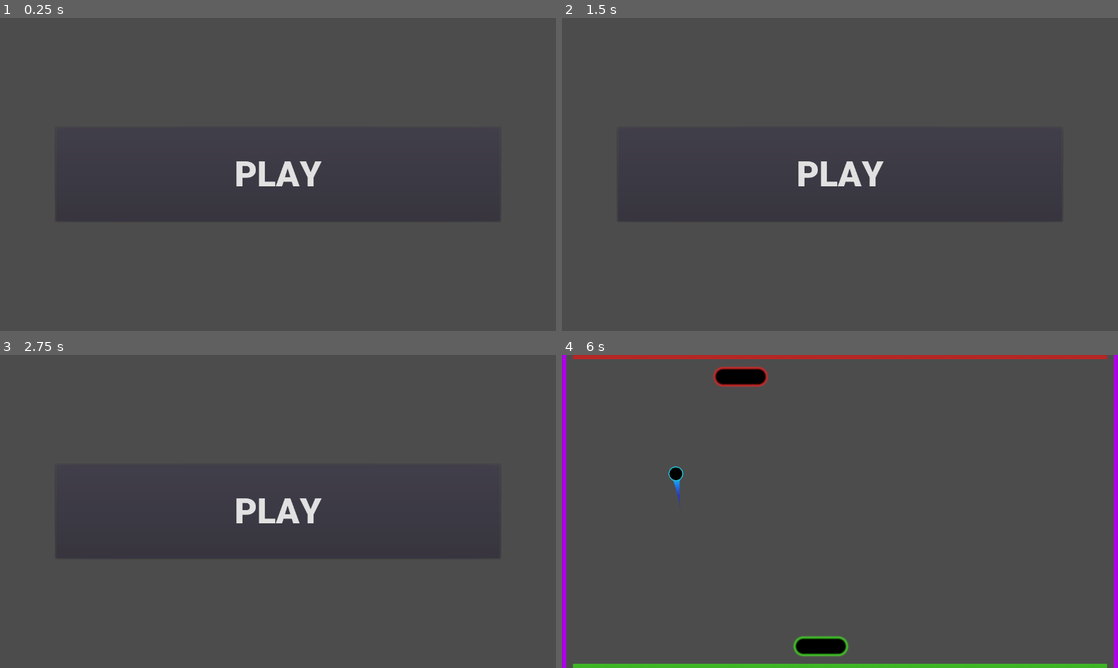
Above: before the commit, frames 1-4 (two rows, left to right).
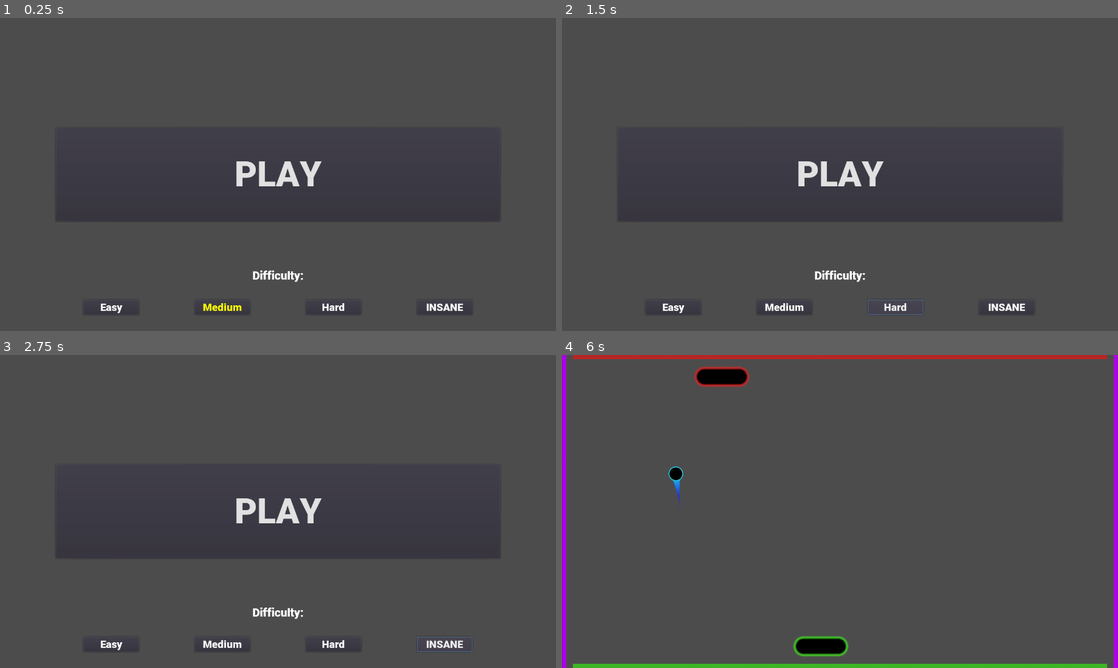
Above: after the commit, the same moments.

Repository: eXCoreX/PingPong
Game: Godot game, scene res://Menu.tscn
The game is run twice, just before and just after one commit, with the same random seed, the same clock (stepped at 60 frames per second) and the same inputs.
Inputs (mouse positions are in pixels of both pictures, inside the frame that each line leads up to):
- Up to frame 1 (0.25 s): no input
- Up to frame 2 (1.5 s): click (784, 305) at 0.5 s, where only the run after the commit has a clickable "Medium"; click (895, 305) at 1.25 s, where only the run after the commit has a clickable "Hard"
- Up to frame 3 (2.75 s): click (444, 642) at 2 s, where only the run after the commit has a clickable "INSANE"
- Up to frame 4 (6 s): click "PLAY" at 2.75 s; tap Enter at 3.5 s; move the mouse to (962, 495) at 3.52 s; click (962, 495) at 3.67 s; move the mouse to (728, 527) at 4.27 s; click (728, 527) at 4.42 s; move the mouse to (895, 442) at 5.02 s; click (895, 442) at 5.17 s; move the mouse to (812, 574) at 5.77 s; click (812, 574) at 5.92 s

The runs differ from the first frame. In frame 1, 0.5% of the frame differs, in the area x 18-84%, y 80-95%; in frame 2, 0.6%; in frame 3, 0.6%, in the area x 18-85%, y 80-95%; in frame 4, 0.5%.

Commit message:
Difficulty selection

Diff:
--- /dev/null
+++ b/ButtonDifficulty.gd
@@ -0,0 +1,55 @@
+extends Button
+
+func _ready():
+	match self.name:
+		"ButtonEasy":
+			if GlobalVars.currentDifficulty == 0:
+				self.add_color_override("font_color", Color(0.1, 0.7, 0))
+			else:
+				self.add_color_override("font_color", Color.white)
+		"ButtonMedium":
+			if GlobalVars.currentDifficulty == 1:
+				self.add_color_override("font_color", Color(1, 1, 0))
+			else:
+				self.add_color_override("font_color", Color.white)
+		"ButtonHard":
+			if GlobalVars.currentDifficulty == 2:
+				self.add_color_override("font_color", Color(1, 0.5, 0))
+			else:
+				self.add_color_override("font_color", Color.white)
+		"ButtonInsane":
+			if GlobalVars.currentDifficulty == 3:
+				self.add_color_override("font_color", Color(1.0, 0.2, 0))
+			else:
+				self.add_color_override("font_color", Color.white)
+
+
+func _on_ButtonDifficulty_pressed():
+	var prevdiff = GlobalVars.currentDifficulty
+	match self.name:
+		"ButtonEasy":
+			GlobalVars.currentDifficulty = 0
+		"ButtonMedium":
+			GlobalVars.currentDifficulty = 1
+		"ButtonHard":
+			GlobalVars.currentDifficulty = 2
+		"ButtonInsane":
+			GlobalVars.currentDifficulty = 3
+	match prevdiff:
+		0:
+			$"../ButtonEasy"._ready()
+		1:
+			$"../ButtonMedium"._ready()
+		2:
+			$"../ButtonHard"._ready()
+		3:
+			$"../ButtonInsane"._ready()
+	match GlobalVars.currentDifficulty:
+		0:
+			$"../ButtonEasy"._ready()
+		1:
+			$"../ButtonMedium"._ready()
+		2:
+			$"../ButtonHard"._ready()
+		3:
+			$"../ButtonInsane"._ready()
--- a/Enemy.gd
+++ b/Enemy.gd
@@ -5,6 +5,7 @@
 var moveSpeed = 3
 var yCompensate = 30
 func _ready():
+	DIFFICULTY = GlobalVars.currentDifficulty
 	match DIFFICULTY:
 		0:
 			moveSpeed = 4
@@ -14,9 +15,10 @@
 			moveSpeed = 5
 		3:
 			moveSpeed = 6
+	yCompensate = moveSpeed * 10
 	moveSpeed *= 720.0 / GlobalVars.currentResolution[1]
 	self.position[0] = GlobalVars.currentResolution[0] / 2
-	yCompensate = moveSpeed * 10
+
 	pass
 
 var prev_bPosx_predict = 0
@@ -28,7 +30,7 @@
 	if ball == null:
 		return
 	var bVel = ball.linear_velocity
-	if bVel[1] > 0 || ball.position[1] < self.position[1]:
+	if bVel[1] > 0 || ball.position[1] < self.position[1] - 100:
 		return
 	if bVel != prev_bVel:
 		prev_bVel = bVel
--- a/GlobalVars.gd
+++ b/GlobalVars.gd
@@ -4,6 +4,7 @@
 var scoreEnemy  = 0
 var currentResolution = Vector2(1280, 720)
 var lastResolution = currentResolution
+var currentDifficulty = 1
 
 func _ready():
 	currentResolution = OS.window_size
--- a/Menu.tscn
+++ b/Menu.tscn
@@ -1,10 +1,19 @@
-[gd_scene load_steps=4 format=2]
+[gd_scene load_steps=7 format=2]
 
 [ext_resource path="res://Fonts/Roboto-Black.ttf" type="DynamicFontData" id=1]
 [ext_resource path="res://PlayButton.gd" type="Script" id=2]
+[ext_resource path="res://ButtonDifficulty.gd" type="Script" id=3]
 
 [sub_resource type="DynamicFont" id=1]
 size = 80
+font_data = ExtResource( 1 )
+
+[sub_resource type="DynamicFont" id=2]
+size = 24
+font_data = ExtResource( 1 )
+
+[sub_resource type="DynamicFont" id=3]
+size = 27
 font_data = ExtResource( 1 )
 
 [node name="Control" type="Control"]
@@ -14,7 +23,7 @@
 "_edit_use_anchors_": false
 }
 
-[node name="Button" type="Button" parent="."]
+[node name="ButtonPlay" type="Button" parent="."]
 anchor_left = 0.1
 anchor_top = 0.35
 anchor_right = 0.9
@@ -25,4 +34,66 @@
 __meta__ = {
 "_edit_use_anchors_": false
 }
-[connection signal="pressed" from="Button" to="Button" method="_on_Button_pressed"]
+
+[node name="ButtonEasy" type="Button" parent="."]
+anchor_left = 0.15
+anchor_top = 0.9
+anchor_right = 0.25
+anchor_bottom = 0.9
+custom_fonts/font = SubResource( 2 )
+text = "Easy"
+script = ExtResource( 3 )
+__meta__ = {
+"_edit_use_anchors_": false
+}
+
+[node name="ButtonMedium" type="Button" parent="."]
+anchor_left = 0.35
+anchor_top = 0.9
+anchor_right = 0.45
+anchor_bottom = 0.9
+custom_fonts/font = SubResource( 2 )
+text = "Medium"
+script = ExtResource( 3 )
+
+[node name="ButtonHard" type="Button" parent="."]
+anchor_left = 0.55
+anchor_top = 0.9
+anchor_right = 0.65
+anchor_bottom = 0.9
+custom_fonts/font = SubResource( 2 )
+text = "Hard"
+script = ExtResource( 3 )
+__meta__ = {
+"_edit_use_anchors_": false
+}
+
+[node name="ButtonInsane" type="Button" parent="."]
+anchor_left = 0.75
+anchor_top = 0.9
+anchor_right = 0.85
+anchor_bottom = 0.9
+custom_fonts/font = SubResource( 2 )
+text = "INSANE"
+script = ExtResource( 3 )
+__meta__ = {
+"_edit_use_anchors_": false
+}
+
+[node name="Label" type="Label" parent="."]
+anchor_left = 0.4
+anchor_top = 0.8
+anchor_right = 0.6
+anchor_bottom = 0.8
+custom_fonts/font = SubResource( 3 )
+text = "Difficulty:"
+align = 1
+valign = 1
+__meta__ = {
+"_edit_use_anchors_": false
+}
+[connection signal="pressed" from="ButtonPlay" to="ButtonPlay" method="_on_Button_pressed"]
+[connection signal="pressed" from="ButtonEasy" to="ButtonEasy" method="_on_ButtonDifficulty_pressed"]
+[connection signal="pressed" from="ButtonMedium" to="ButtonMedium" method="_on_ButtonDifficulty_pressed"]
+[connection signal="pressed" from="ButtonHard" to="ButtonHard" method="_on_ButtonDifficulty_pressed"]
+[connection signal="pressed" from="ButtonInsane" to="ButtonInsane" method="_on_ButtonDifficulty_pressed"]
